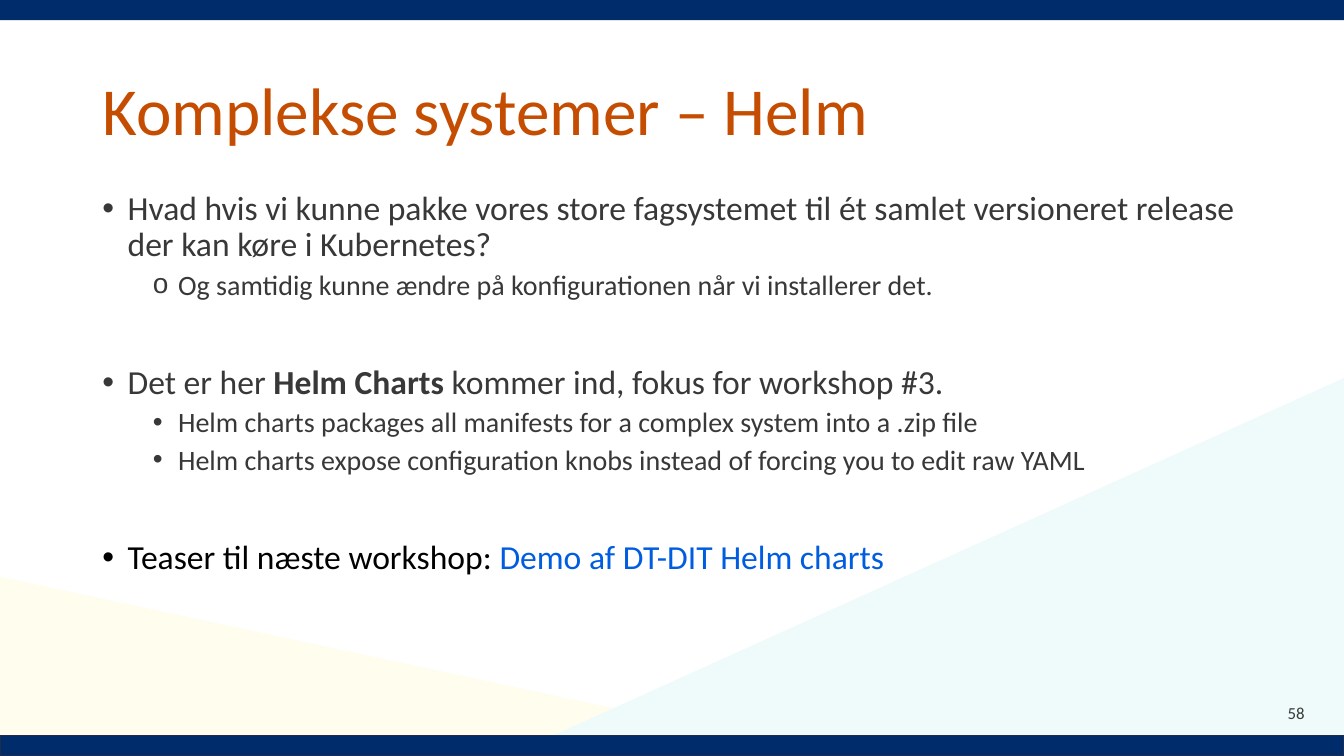
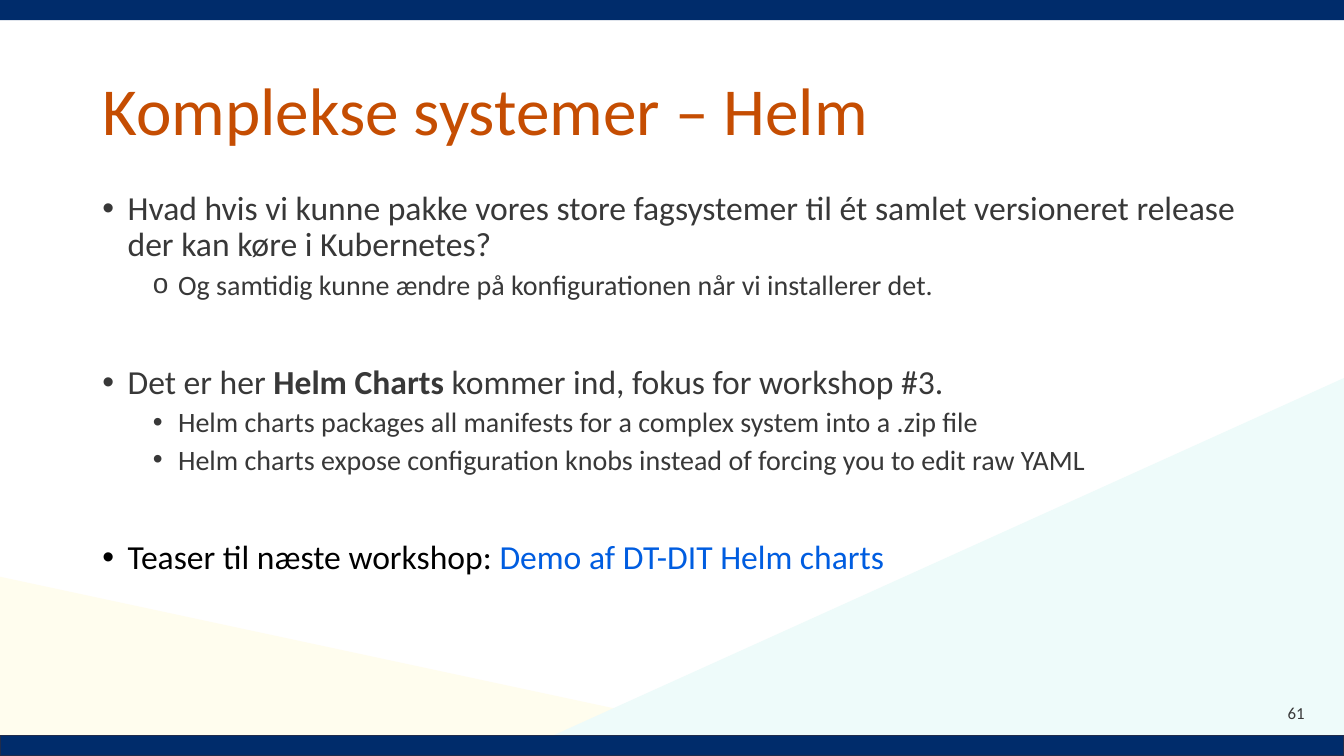
Before and after one commit to Notalib/workshop-kubernetes, a slide deck: slide 61 of Kubernetes_workshop.pptx (slide 58 before the commit). Drawn at 1344x756 pixels with LibreOffice and Linux fonts; fonts in the diff are those of the drawing; background and template pictures are left out. Boxes give left, top, right and bottom in pixels: in the first picture for what was removed or moved away, otherwise in the second. Text is boxed around its words. In the diff, an @@ line names an element or a change of style, - is before the commit and + after.

```diff
--- a/Kubernetes_workshop.pptx
+++ b/Kubernetes_workshop.pptx
@@ text at (x1=128, y1=196, x2=1235, y2=257): text changed @@
-• Hvad hvis vi kunne pakke vores store fagsystemet til ét samlet versioneret release der kan køre i Kubernetes?
+• Hvad hvis vi kunne pakke vores store fagsystemer til ét samlet versioneret release der kan køre i Kubernetes?
@@ page number at (x1=1288, y1=707, x2=1305, y2=719): text changed @@
-58
+61
```
Also in this commit, not shown: 13 other slides changed, 6 slides added, 3 slides removed, 10 other files.
